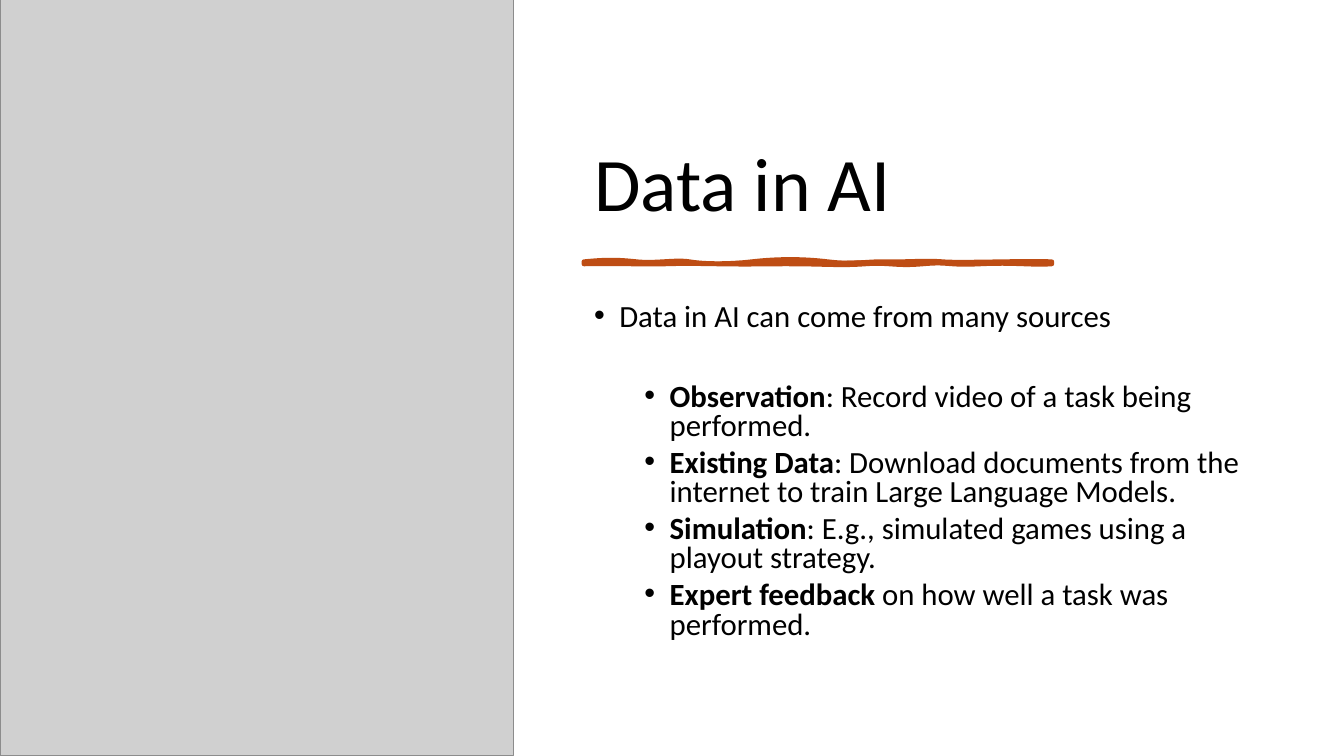
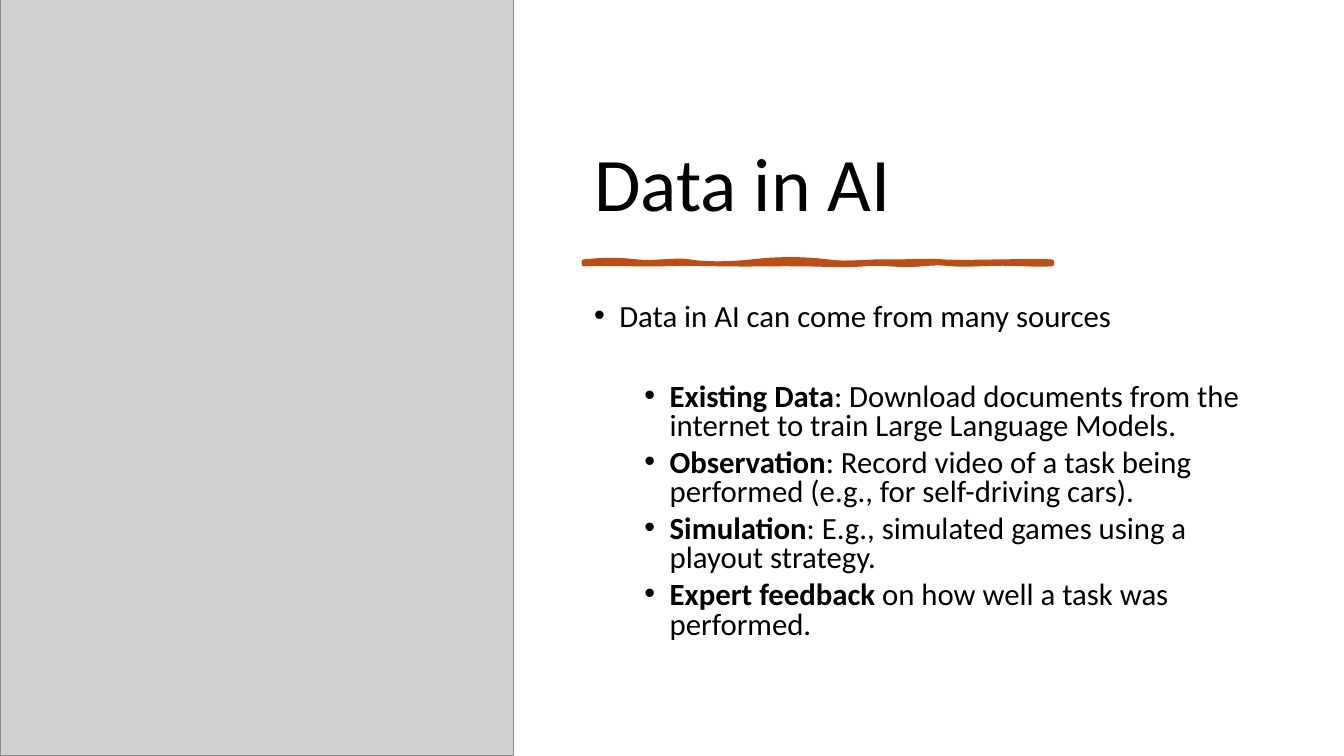
Before and after one commit to mhahsler/CS7320-AI, a slide deck: slide 18 of slides/19_ML_intro.pptx. Drawn at 1344x756 pixels with LibreOffice and Linux fonts; fonts in the diff are those of the drawing; grey boxes stand for pictures. Boxes give left, top, right and bottom in pixels: in the first picture for what was removed or moved away, otherwise in the second. Text is boxed around its words. In the diff, an @@ line names an element or a change of style, - is before the commit and + after.

```diff
--- a/slides/19_ML_intro.pptx
+++ b/slides/19_ML_intro.pptx
@@ text at (670,385,1191,441): paragraph removed @@
-  • Observation: Record video of a task being performed.
@@ text at (670,451,1191,508): paragraph added @@
+  • Observation: Record video of a task being performed (e.g., for self-driving cars).
```
Also in this commit, not shown: 12 other slides changed, 1 other file.
